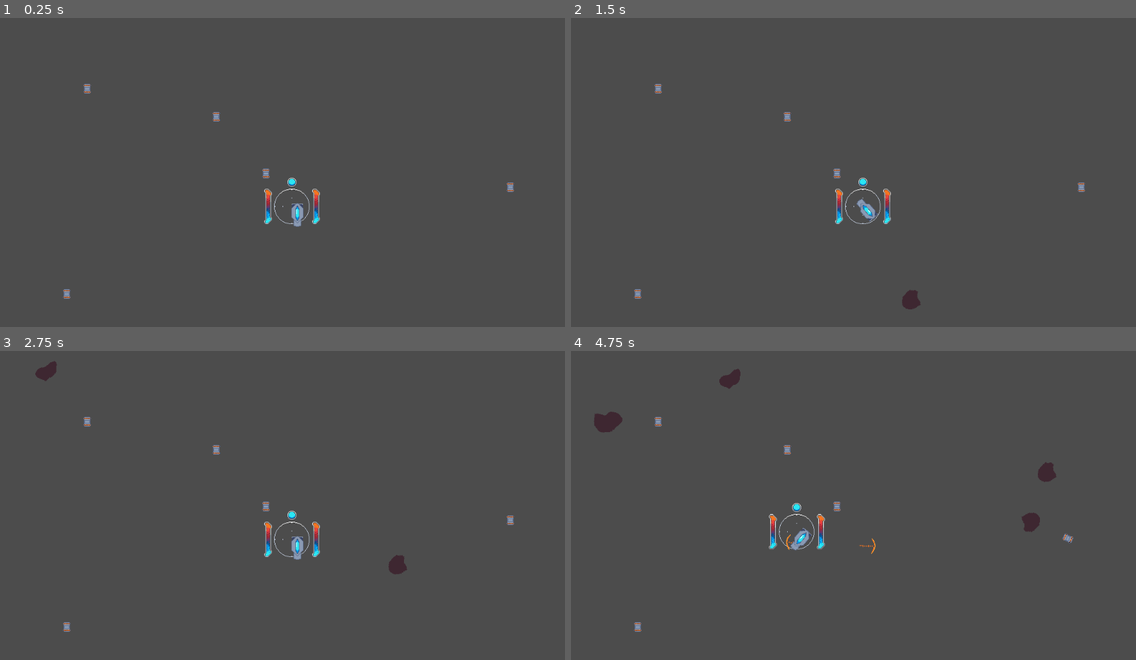
Above: before the commit, frames 1-4 (two rows, left to right).
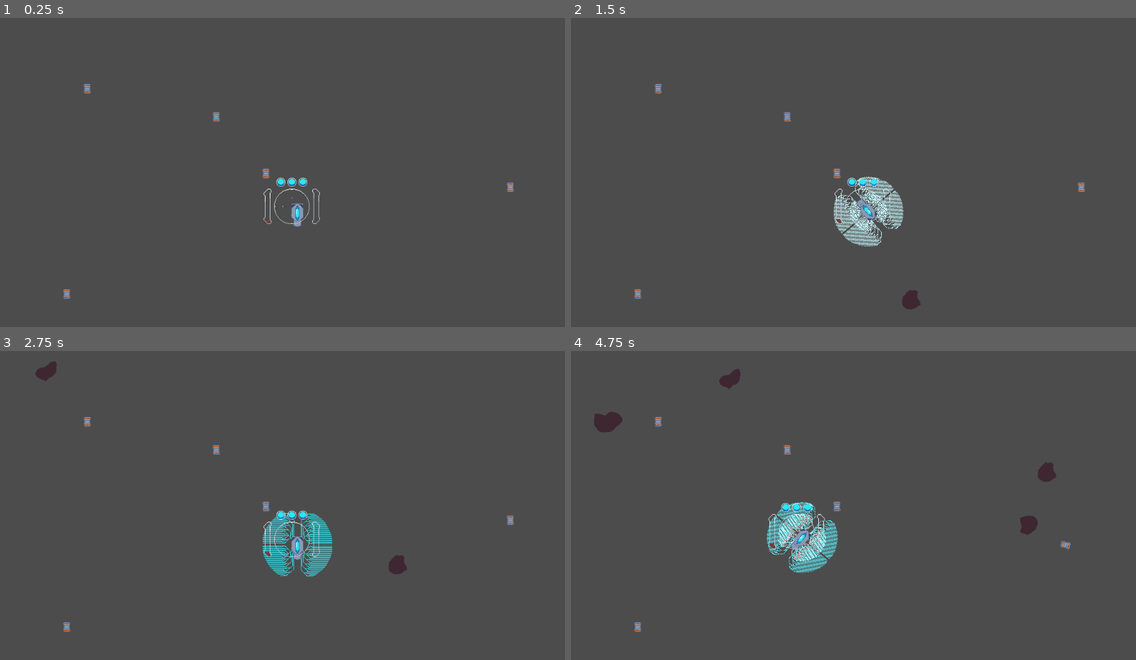
Above: after the commit, the same moments.

Repository: UnwarySage/Subthermal
Game: Godot game, scene res://level/Main.tscn
Two runs of this game, one before a commit and one after it. Both use one fixed random seed, a clock stepped at 60 frames per second and the inputs below.
Inputs:
- Up to frame 1 (0.25 s): no input
- Up to frame 2 (1.5 s): tap Enter at 0.5 s; hold D (player_turn_right) 0.53-1.28 s; hold Space (player_deploy_mesh, bound only after the commit) 0.53-1.28 s; hold Down (player_brake) from 1.28 s (still down); tap Space (player_deploy_mesh, bound only after the commit) at 1.35 s
- Up to frame 3 (2.75 s): release Down (player_brake) at 2.03 s; hold D (player_turn_right) from 2.03 s (still down); hold Space (player_deploy_mesh, bound only after the commit) from 2.03 s (still down)
- Up to frame 4 (4.75 s): release D (player_turn_right) at 2.78 s; release Space (player_deploy_mesh, bound only after the commit) at 2.78 s; hold W (player_forward) 2.78-3.53 s; tap Space (player_deploy_mesh, bound only after the commit) at 2.85, 4.35 s; hold Space (player_deploy_mesh, bound only after the commit) 3.53-4.28 s; hold A (player_turn_left) from 3.53 s (still down)

The runs differ from the first frame. In frame 1, 0.3% of the frame differs, in the area x 46-57%, y 51-67%; in frame 2, 1.5%; in frame 3, 1.4%; in frame 4, 1.8%, in the area x 14-89%, y 21-72%.
Error before the commit: Parse Error: Indented block expected after declaration of "_physics_process" function. (res://entities/player/PlayerHud.gd:20)

Commit message:
add mass gathering
add heat shroud
add mass gauge and signals
allow player to deploy heat shroud and gather mass

Diff:
--- a/game/entities/cannister/Cannister.gd
+++ b/game/entities/cannister/Cannister.gd
@@ -9,3 +9,7 @@
 func _on_VizNote_screen_exited():
 	if(!disabled):
 		.offscreen()
+
+func _on_CannisterBody_body_entered(body):
+	if(body.is_in_group("asteroids")):
+		self.applied_force = (self.global_position - body.global_position).normalized() * 128
--- a/game/entities/cannister/Cannister.tscn
+++ b/game/entities/cannister/Cannister.tscn
@@ -8,7 +8,7 @@
 custom_solver_bias = 0.0
 extents = Vector2( 6, 9 )
 
-[node name="CannisterBody" type="RigidBody2D" groups=[
+[node name="CannisterBody" type="RigidBody2D" index="0" groups=[
 "cannister",
 ]]
 
@@ -16,21 +16,23 @@
 collision_layer = 1
 collision_mask = 1
 mode = 0
-mass = 1.0
+mass = 0.5
 friction = 1.0
 bounce = 0.0
 gravity_scale = 1.0
 custom_integrator = false
 continuous_cd = 0
-contacts_reported = 0
-contact_monitor = false
-sleeping = false
+contacts_reported = 1
+contact_monitor = true
+sleeping = true
 can_sleep = true
 linear_velocity = Vector2( 0, 0 )
 linear_damp = -1.0
 angular_velocity = 0.0
 angular_damp = -1.0
+applied_torque = 3.0
 script = ExtResource( 1 )
+_sections_unfolded = [ "Applied Forces" ]
 type = "cannister"
 
 [node name="CannisterSprite" type="Sprite" parent="." index="0" groups=[
@@ -49,4 +51,6 @@
 rect = Rect2( -1, -1, 2, 2 )
 _sections_unfolded = [ "Transform" ]
 
+[connection signal="body_entered" from="." to="." method="_on_CannisterBody_body_entered"]
+
 [connection signal="screen_exited" from="VizNote" to="." method="_on_VizNote_screen_exited"]
--- a/game/entities/gate/Gate.gd
+++ b/game/entities/gate/Gate.gd
@@ -3,7 +3,7 @@
 
 
 
-func _on_GateArea_body_entered( body ):
+func _on_GateArea_body_exited( body ):
 	if(body.is_in_group("player")):
 		self.queue_free()
 		GAMEKEEPER.new_level()
--- a/game/entities/gate/Gate.tscn
+++ b/game/entities/gate/Gate.tscn
@@ -244,7 +244,7 @@
 radius = 4.0
 height = 20.0
 
-[node name="GateArea" type="Area2D"]
+[node name="GateArea" type="Area2D" index="0"]
 
 position = Vector2( 532, -31 )
 input_pickable = true
@@ -344,4 +344,4 @@
 shape = SubResource( 9 )
 _sections_unfolded = [ "Transform" ]
 
-[connection signal="body_entered" from="." to="." method="_on_GateArea_body_entered"]
+[connection signal="body_exited" from="." to="." method="_on_GateArea_body_exited"]
--- /dev/null
+++ b/game/entities/player/HeatMesh.gd
@@ -0,0 +1,25 @@
+extends Area2D
+onready var player
+var active = false
+
+func ready():
+	$MeshAnim.play("deploy")
+
+func _physics_process(delta):
+	if(player !=null && active):
+		print("slurp")
+		player.thermal_bleed_rate = 2
+		player.stored_mass += 0.05
+		player.emit_signal("mass_updated", player.stored_mass)
+		if(!Input.is_action_pressed("player_deploy_mesh")):
+			$MeshAnim.play("pack")
+			active = false
+
+func _on_MeshAnim_animation_finished(anim_name):
+	if(anim_name == "pack"):
+		self.visible = false
+		player.immobile = false
+		player.thermal_bleed_rate = player.stat_thermal_bleed_rate
+		self.queue_free()
+	elif(anim_name == "deploy"):
+		active = true
--- /dev/null
+++ b/game/entities/player/HeatMesh.tscn
@@ -0,0 +1,146 @@
+[gd_scene load_steps=6 format=2]
+
+[ext_resource path="res://entities/player/HeatMesh.gd" type="Script" id=1]
+[ext_resource path="res://entities/player/ship_heat_mesh.png" type="Texture" id=2]
+
+[sub_resource type="CircleShape2D" id=1]
+
+custom_solver_bias = 0.0
+radius = 64.195
+
+[sub_resource type="Animation" id=2]
+
+resource_name = "deploy"
+length = 0.5
+loop = false
+step = 0.01
+tracks/0/type = "value"
+tracks/0/path = NodePath(".:rotation_degrees")
+tracks/0/interp = 1
+tracks/0/loop_wrap = true
+tracks/0/imported = false
+tracks/0/enabled = true
+tracks/0/keys = {
+"times": PoolRealArray( 0, 0.25 ),
+"transitions": PoolRealArray( 1, 1 ),
+"update": 0,
+"values": [ 15.0, 0.0 ]
+}
+tracks/1/type = "value"
+tracks/1/path = NodePath(".:scale")
+tracks/1/interp = 1
+tracks/1/loop_wrap = true
+tracks/1/imported = false
+tracks/1/enabled = true
+tracks/1/keys = {
+"times": PoolRealArray( 0, 0.25 ),
+"transitions": PoolRealArray( 1, 1 ),
+"update": 0,
+"values": [ Vector2( 1e-05, 1e-05 ), Vector2( 1, 1 ) ]
+}
+tracks/2/type = "value"
+tracks/2/path = NodePath("MeshSprite:self_modulate")
+tracks/2/interp = 1
+tracks/2/loop_wrap = true
+tracks/2/imported = false
+tracks/2/enabled = true
+tracks/2/keys = {
+"times": PoolRealArray( 0, 0.5 ),
+"transitions": PoolRealArray( 1, 1 ),
+"update": 0,
+"values": [ Color( 1, 1, 1, 1 ), Color( 0.172549, 0.909804, 0.960784, 1 ) ]
+}
+
+[sub_resource type="Animation" id=3]
+
+resource_name = "pack"
+length = 1.0
+loop = false
+step = 0.01
+tracks/0/type = "value"
+tracks/0/path = NodePath(".:rotation_degrees")
+tracks/0/interp = 1
+tracks/0/loop_wrap = true
+tracks/0/imported = false
+tracks/0/enabled = true
+tracks/0/keys = {
+"times": PoolRealArray( 0, 0.12, 0.18, 0.99 ),
+"transitions": PoolRealArray( 1, 1, 1, 1 ),
+"update": 0,
+"values": [ 0.0, -2.0, 0.0, 15.0 ]
+}
+tracks/1/type = "value"
+tracks/1/path = NodePath(".:scale")
+tracks/1/interp = 1
+tracks/1/loop_wrap = true
+tracks/1/imported = false
+tracks/1/enabled = true
+tracks/1/keys = {
+"times": PoolRealArray( 0, 0.19, 0.99, 1 ),
+"transitions": PoolRealArray( 1, 1, 1, 1 ),
+"update": 0,
+"values": [ Vector2( 1, 1 ), Vector2( 1, 1 ), Vector2( 1e-05, 1e-05 ), Vector2( 1, 1 ) ]
+}
+tracks/2/type = "value"
+tracks/2/path = NodePath("MeshSprite:self_modulate")
+tracks/2/interp = 1
+tracks/2/loop_wrap = true
+tracks/2/imported = false
+tracks/2/enabled = true
+tracks/2/keys = {
+"times": PoolRealArray( 0.00999999, 0.27 ),
+"transitions": PoolRealArray( 1, 1 ),
+"update": 0,
+"values": [ Color( 0.172549, 0.909804, 0.960784, 1 ), Color( 1, 1, 1, 1 ) ]
+}
+tracks/3/type = "value"
+tracks/3/path = NodePath(".:visible")
+tracks/3/interp = 1
+tracks/3/loop_wrap = true
+tracks/3/imported = false
+tracks/3/enabled = true
+tracks/3/keys = {
+"times": PoolRealArray( 0, 0.93 ),
+"transitions": PoolRealArray( 1, 1 ),
+"update": 1,
+"values": [ true, false ]
+}
+
+[node name="MeshArea" type="Area2D"]
+
+show_behind_parent = true
+rotation = 0.242407
+scale = Vector2( 0.0750092, 0.0750092 )
+z_index = 5
+input_pickable = true
+gravity_vec = Vector2( 0, 1 )
+gravity = 98.0
+linear_damp = 0.1
+angular_damp = 1.0
+audio_bus_override = false
+audio_bus_name = "Master"
+script = ExtResource( 1 )
+_sections_unfolded = [ "Transform", "Visibility", "Z Index" ]
+
+[node name="MeshSprite" type="Sprite" parent="." index="0"]
+
+z_index = -5
+texture = ExtResource( 2 )
+_sections_unfolded = [ "Visibility", "Z Index" ]
+
+[node name="MeshShape" type="CollisionShape2D" parent="." index="1"]
+
+shape = SubResource( 1 )
+
+[node name="MeshAnim" type="AnimationPlayer" parent="." index="2"]
+
+root_node = NodePath("..")
+autoplay = "deploy"
+playback_process_mode = 1
+playback_default_blend_time = 0.0
+playback_speed = 1.0
+anims/deploy = SubResource( 2 )
+anims/pack = SubResource( 3 )
+blend_times = [  ]
+
+[connection signal="animation_finished" from="MeshAnim" to="." method="_on_MeshAnim_animation_finished"]
--- a/game/entities/player/PlayerHud.gd
+++ b/game/entities/player/PlayerHud.gd
@@ -17,4 +17,6 @@
 		var child = life_icon_scene.instance()
 		$LifeContainer.add_child(child)
 
-func _physics_process(delta):
+func _on_ShipBody_mass_updated(new_val):
+	$HBoxContainer/MassGauge.value = new_val
+	$HBoxContainer/MassGauge.max_value = self.get_parent().get_parent().max_mass
--- a/game/entities/player/Ship.gd
+++ b/game/entities/player/Ship.gd
@@ -1,10 +1,12 @@
 extends RigidBody2D
 
+export (PackedScene) var heat_mesh_scene
 export (float) var stat_engine_strength
 export (float) var stat_engine_heat
 export (float) var stat_thruster_strength
 export (float) var stat_thermal_buffer
 export (float) var stat_thermal_bleed_rate
+export (float) var stat_max_mass
 export (int) var stat_max_health
 
 onready var engine_strength = stat_engine_strength
@@ -13,13 +15,17 @@
 onready var thermal_buffer = stat_thermal_buffer
 onready var thermal_bleed_rate = stat_thermal_bleed_rate
 onready var max_health = stat_max_health
+onready var max_mass = stat_max_mass
 onready var temperature = 0
 onready var damage = 0
+onready var immobile = false
 onready var dead = false
+onready var stored_mass = 8
 
 signal overheated
 signal heat_updated
 signal life_updated
+signal mass_updated
 signal player_died
 
 func _ready():
@@ -27,6 +33,7 @@
 	$ThrusterTarget.position.x = thruster_strength
 	GAMEKEEPER.register_player(self)
 	emit_signal("life_updated", max_health-damage)
+	emit_signal("mass_updated", stored_mass)
 	print("ship spawned")
 
 func _process(delta):
@@ -53,6 +60,8 @@
 		direction.x += 1
 	if(dead):
 		direction = Vector2()
+	if (immobile):
+		direction.y = 0
 	#handle reactions
 	if(direction.y < 0):
 		self.fire_engine(direction.y)
@@ -61,6 +70,14 @@
 		$EngineTrail.emitting = false
 	if(direction.x !=0):
 		fire_thruster(direction.x)
+
+func _physics_process(delta):
+	#handle deploying mass_net
+	if(Input.is_action_just_pressed("player_deploy_mesh")):
+		immobile = true
+		var spawn = heat_mesh_scene.instance()
+		self.add_child(spawn)
+		spawn.player = self
 
 
 func fire_engine(strength):
@@ -78,6 +95,7 @@
 	#this should handle damage and collecting cannisters
 	if(body.is_in_group("cannister")):
 		body.collect(self)
+		self.temperature += 3
 	elif(body.is_in_group("asteroid")):
 		accept_damage(1)
 
--- a/game/entities/player/Ship.tscn
+++ b/game/entities/player/Ship.tscn
@@ -1,13 +1,16 @@
-[gd_scene load_steps=16 format=2]
+[gd_scene load_steps=19 format=2]
 
 [ext_resource path="res://entities/player/Ship.gd" type="Script" id=1]
-[ext_resource path="res://entities/player/ship.png" type="Texture" id=2]
-[ext_resource path="res://level/Follower.tscn" type="PackedScene" id=3]
-[ext_resource path="res://entities/player/PlayerHud.gd" type="Script" id=4]
-[ext_resource path="res://entities/player/ship_ui_life.png" type="Texture" id=5]
-[ext_resource path="res://entities/player/temperature_gauge_outer.png" type="Texture" id=6]
-[ext_resource path="res://entities/player/temperature_gauge_inner.png" type="Texture" id=7]
-[ext_resource path="res://entities/player/ship_ui_background.png" type="Texture" id=8]
+[ext_resource path="res://entities/player/HeatMesh.tscn" type="PackedScene" id=2]
+[ext_resource path="res://entities/player/ship.png" type="Texture" id=3]
+[ext_resource path="res://level/Follower.tscn" type="PackedScene" id=4]
+[ext_resource path="res://entities/player/PlayerHud.gd" type="Script" id=5]
+[ext_resource path="res://entities/player/ship_ui_life.png" type="Texture" id=6]
+[ext_resource path="res://entities/player/mass_gauge_outer.png" type="Texture" id=7]
+[ext_resource path="res://entities/player/mass_gauge_inner.png" type="Texture" id=8]
+[ext_resource path="res://entities/player/ship_ui_background.png" type="Texture" id=9]
+[ext_resource path="res://entities/player/temperature_gauge_outer.png" type="Texture" id=10]
+[ext_resource path="res://entities/player/temperature_gauge_inner.png" type="Texture" id=11]
 
 [sub_resource type="CapsuleShape2D" id=1]
 
@@ -84,7 +87,7 @@
 anim_loop = false
 _sections_unfolded = [ "Color", "Emission Shape", "Flags", "Hue Variation", "Initial Velocity", "Linear Accel", "Spread" ]
 
-[node name="ShipBody" type="RigidBody2D" groups=[
+[node name="ShipBody" type="RigidBody2D" index="0" groups=[
 "has_temperature",
 "ship",
 "player",
@@ -110,16 +113,18 @@
 angular_damp = -1.0
 script = ExtResource( 1 )
 _sections_unfolded = [ "Linear", "Transform" ]
+heat_mesh_scene = ExtResource( 2 )
 stat_engine_strength = 150.0
 stat_engine_heat = 0.5
 stat_thruster_strength = 1.0
 stat_thermal_buffer = 15.0
 stat_thermal_bleed_rate = 0.1
+stat_max_mass = 64.0
 stat_max_health = 3
 
 [node name="ShipBody" type="Sprite" parent="." index="0"]
 
-texture = ExtResource( 2 )
+texture = ExtResource( 3 )
 
 [node name="ShipShape" type="CollisionShape2D" parent="." index="1"]
 
@@ -138,12 +143,7 @@
 
 [node name="ThrusterTarget" type="Position2D" parent="." index="4"]
 
-[node name="NoseTarget" type="Position2D" parent="." index="5"]
-
-position = Vector2( 0, 30 )
-_sections_unfolded = [ "Transform" ]
-
-[node name="EngineTrail" type="Particles2D" parent="." index="6"]
+[node name="EngineTrail" type="Particles2D" parent="." index="5"]
 
 position = Vector2( 0, -15 )
 rotation = -1.5708
@@ -168,13 +168,12 @@
 v_frames = 1
 _sections_unfolded = [ "Drawing", "Process Material", "Transform", "Z Index" ]
 
-[node name="Follower" parent="." index="7" instance=ExtResource( 3 )]
-
-editor/display_folded = true
-z_index = -1
+[node name="Follower" parent="." index="6" instance=ExtResource( 4 )]
+
+z_index = 1
 _sections_unfolded = [ "Visibility", "Z Index" ]
 
-[node name="VBoxContainer" type="VBoxContainer" parent="Follower" index="0"]
+[node name="HUD" type="VBoxContainer" parent="Follower" index="0"]
 
 anchor_left = 0.5
 anchor_top = 0.5
@@ -191,13 +190,13 @@
 size_flags_horizontal = 1
 size_flags_vertical = 1
 alignment = 0
-script = ExtResource( 4 )
+script = ExtResource( 5 )
 _sections_unfolded = [ "Anchor", "Margin" ]
 __meta__ = {
 "_edit_group_": true
 }
 
-[node name="LifeContainer" type="HBoxContainer" parent="Follower/VBoxContainer" index="0"]
+[node name="LifeContainer" type="HBoxContainer" parent="Follower/HUD" index="0"]
 
 anchor_left = 0.0
 anchor_top = 0.0
@@ -214,7 +213,7 @@
 alignment = 1
 _sections_unfolded = [ "Grow Direction", "Margin" ]
 
-[node name="LifeIcon" type="TextureRect" parent="Follower/VBoxContainer/LifeContainer" index="0"]
+[node name="LifeIcon" type="TextureRect" parent="Follower/HUD/LifeContainer" index="0"]
 
 anchor_left = 0.0
 anchor_top = 0.0
@@ -229,10 +228,10 @@
 mouse_default_cursor_shape = 0
 size_flags_horizontal = 1
 size_flags_vertical = 1
-texture = ExtResource( 5 )
+texture = ExtResource( 6 )
 stretch_mode = 0
 
-[node name="HBoxContainer" type="HBoxContainer" parent="Follower/VBoxContainer" index="1"]
+[node name="HBoxContainer" type="HBoxContainer" parent="Follower/HUD" index="1"]
 
 anchor_left = 0.0
 anchor_top = 0.0
@@ -250,7 +249,7 @@
 alignment = 1
 _sections_unfolded = [ "Anchor", "Margin" ]
 
-[node name="MassGauge" type="TextureProgress" parent="Follower/VBoxContainer/HBoxContainer" index="0"]
+[node name="MassGauge" type="TextureProgress" parent="Follower/HUD/HBoxContainer" index="0"]
 
 anchor_left = 0.0
 anchor_top = 0.0
@@ -273,15 +272,15 @@
 exp_edit = false
 rounded = true
 texture_under = null
-texture_over = ExtResource( 6 )
-texture_progress = ExtResource( 7 )
+texture_over = ExtResource( 7 )
+texture_progress = ExtResource( 8 )
 fill_mode = 3
 radial_fill_degrees = 360.0
 radial_center_offset = Vector2( 0, 0 )
 nine_patch_stretch = false
 _sections_unfolded = [ "Anchor", "Margin", "Rect", "Textures" ]
 
-[node name="TextureRect" type="TextureRect" parent="Follower/VBoxContainer/HBoxContainer" index="1"]
+[node name="TextureRect" type="TextureRect" parent="Follower/HUD/HBoxContainer" index="1"]
 
 anchor_left = 0.0
 anchor_top = 0.0
@@ -296,10 +295,10 @@
 mouse_default_cursor_shape = 0
 size_flags_horizontal = 1
 size_flags_vertical = 1
-texture = ExtResource( 8 )
+texture = ExtResource( 9 )
 stretch_mode = 0
 
-[node name="ThermalGauge" type="TextureProgress" parent="Follower/VBoxContainer/HBoxContainer" index="2"]
+[node name="ThermalGauge" type="TextureProgress" parent="Follower/HUD/HBoxContainer" index="2"]
 
 anchor_left = 0.0
 anchor_top = 0.0
@@ -322,30 +321,32 @@
 exp_edit = false
 rounded = true
 texture_under = null
-texture_over = ExtResource( 6 )
-texture_progress = ExtResource( 7 )
+texture_over = ExtResource( 10 )
+texture_progress = ExtResource( 11 )
 fill_mode = 3
 radial_fill_degrees = 360.0
 radial_center_offset = Vector2( 0, 0 )
 nine_patch_stretch = false
 _sections_unfolded = [ "Anchor", "Margin", "Rect", "Textures" ]
 
-[node name="DeathTimer" type="Timer" parent="." index="8"]
+[node name="DeathTimer" type="Timer" parent="." index="7"]
 
 process_mode = 1
 wait_time = 1.0
 one_shot = false
 autostart = false
 
-[node name="VisibilityNotifier2D" type="VisibilityNotifier2D" parent="." index="9"]
+[node name="VisibilityNotifier2D" type="VisibilityNotifier2D" parent="." index="8"]
 
 rect = Rect2( -10, -10, 20, 20 )
 
 [connection signal="body_entered" from="." to="." method="_on_ShipBody_body_entered"]
 
-[connection signal="heat_updated" from="." to="Follower/VBoxContainer" method="_on_ShipBody_heat_updated"]
-
-[connection signal="life_updated" from="." to="Follower/VBoxContainer" method="_on_ShipBody_life_updated"]
+[connection signal="heat_updated" from="." to="Follower/HUD" method="_on_ShipBody_heat_updated"]
+
+[connection signal="life_updated" from="." to="Follower/HUD" method="_on_ShipBody_life_updated"]
+
+[connection signal="mass_updated" from="." to="Follower/HUD" method="_on_ShipBody_mass_updated"]
 
 [connection signal="timeout" from="DeathTimer" to="." method="_on_DeathTimer_timeout"]
 
--- a/game/entities/reticule/Shell.tscn
+++ b/game/entities/reticule/Shell.tscn
@@ -39,7 +39,7 @@
 "speed": 10.0
 } ]
 
-[node name="TargetArea" type="Area2D" index="0"]
+[node name="TargetArea" type="Area2D"]
 
 z_index = 2
 input_pickable = true
@@ -63,6 +63,7 @@
 
 frames = SubResource( 1 )
 animation = "default"
+frame = 1
 playing = true
 
 [node name="ExplosionArea" type="CollisionShape2D" parent="." index="2"]
--- a/game/level/GameKeeper.gd
+++ b/game/level/GameKeeper.gd
@@ -51,3 +51,6 @@
 	asteroid_escalation +=1
 	$EscalationTimer.start()
 	print("asteroid level: " + str(asteroid_escalation+asteroid_amount))
+
+func _ready():
+	randomize()
--- a/game/project.godot
+++ b/game/project.godot
@@ -33,6 +33,8 @@
 player_turn_right=[ Object(InputEventKey,"resource_local_to_scene":false,"resource_name":"","device":0,"alt":false,"shift":false,"control":false,"meta":false,"command":false,"pressed":false,"scancode":68,"unicode":0,"echo":false,"script":null)
 , Object(InputEventKey,"resource_local_to_scene":false,"resource_name":"","device":0,"alt":false,"shift":false,"control":false,"meta":false,"command":false,"pressed":false,"scancode":16777233,"unicode":0,"echo":false,"script":null)
  ]
+player_deploy_mesh=[ Object(InputEventKey,"resource_local_to_scene":false,"resource_name":"","device":0,"alt":false,"shift":false,"control":false,"meta":false,"command":false,"pressed":false,"scancode":32,"unicode":0,"echo":false,"script":null)
+ ]
 
 [physics]
 
Not shown: 4 places in game/entities/gate/Gate.tscn that only renumber resources
Binary file added: game/entities/player/mass_gauge_inner.png
Not shown, added: game/entities/player/mass_gauge_inner.png.import
Binary file added: game/entities/player/mass_gauge_outer.png
Not shown, added: game/entities/player/mass_gauge_outer.png.import
Binary file added: game/entities/player/ship_heat_mesh.png
Not shown, added: game/entities/player/ship_heat_mesh.png.import
Not shown, added: art-source/mass_gauge.ase
Not shown, added: art-source/ship_heat_mesh.ase
